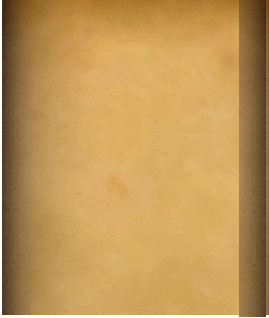
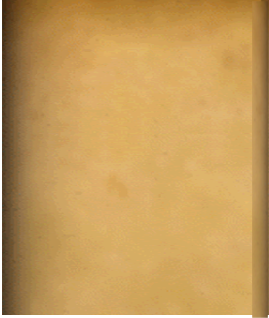
Before/after of a 269 x 318 layered artwork. What changed in the layer stack:
painted on "Pasted Layer" over box(239, 0, 268, 318)
